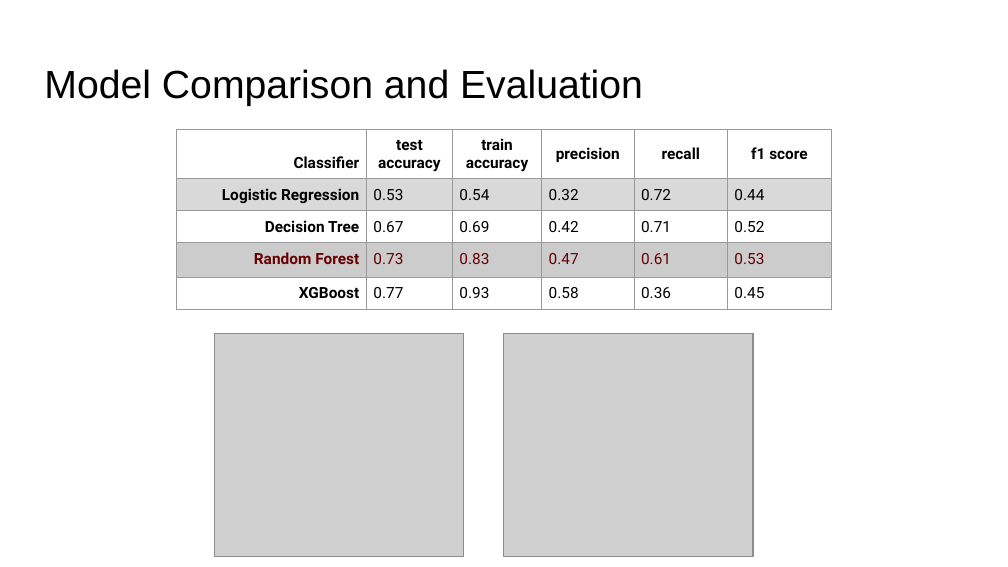
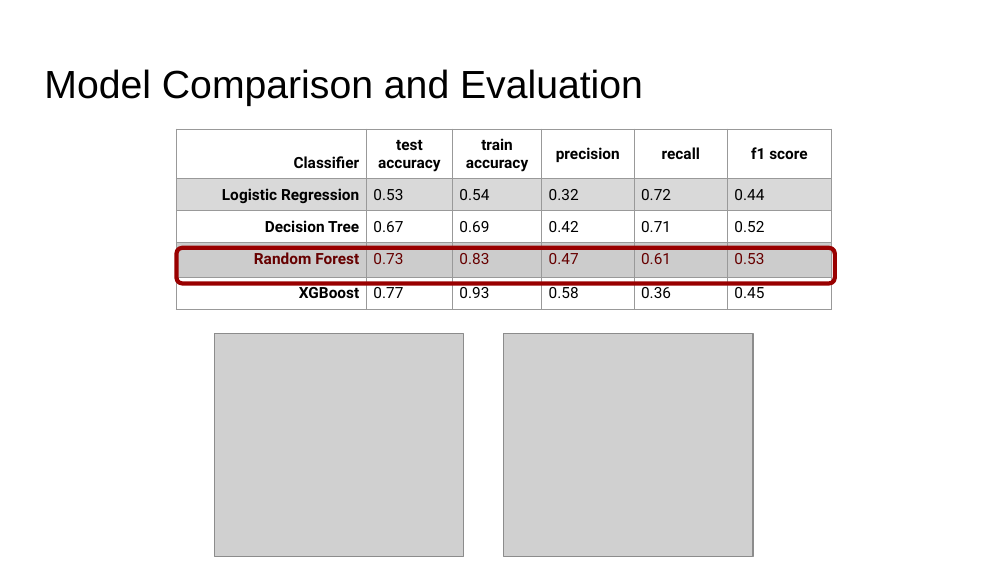
Before and after one commit to gksullan/Springboard_Capstone_1, a slide deck: slide 10 of reports/Predicting Genetic Variants that are Conflicting Classified.pptx (slide 8 before the commit). Drawn at 1008x567 pixels with LibreOffice and Linux fonts; fonts in the diff are those of the drawing; grey boxes stand for pictures. Boxes give left, top, right and bottom in pixels: in the first picture for what was removed or moved away, otherwise in the second. Text is boxed around its words. In the diff, an @@ line names an element or a change of style, - is before the commit and + after.

```diff
--- a/reports/Predicting Genetic Variants that are Conflicting Classified.pptx
+++ b/reports/Predicting Genetic Variants that are Conflicting Classified.pptx
@@ rounded rectangle added at <box>176,248,835,283</box>, outline #990000 3 pt @@
```
Also in this commit, not shown: 7 other slides changed, 3 slides added, 1 slide removed.
